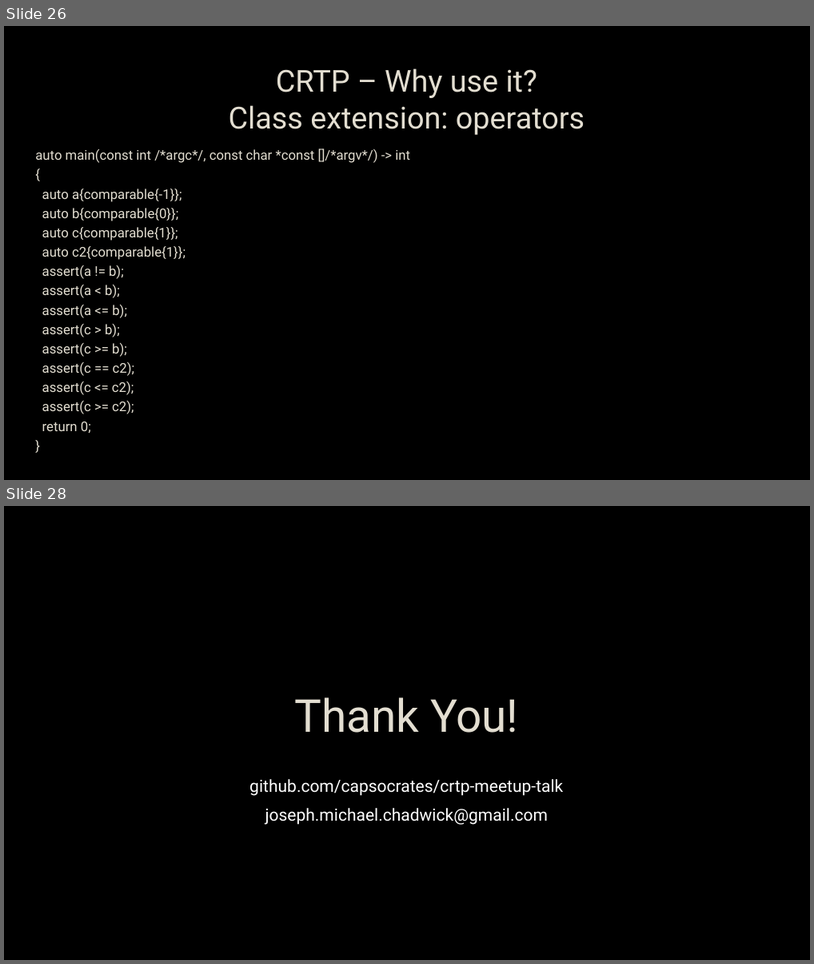
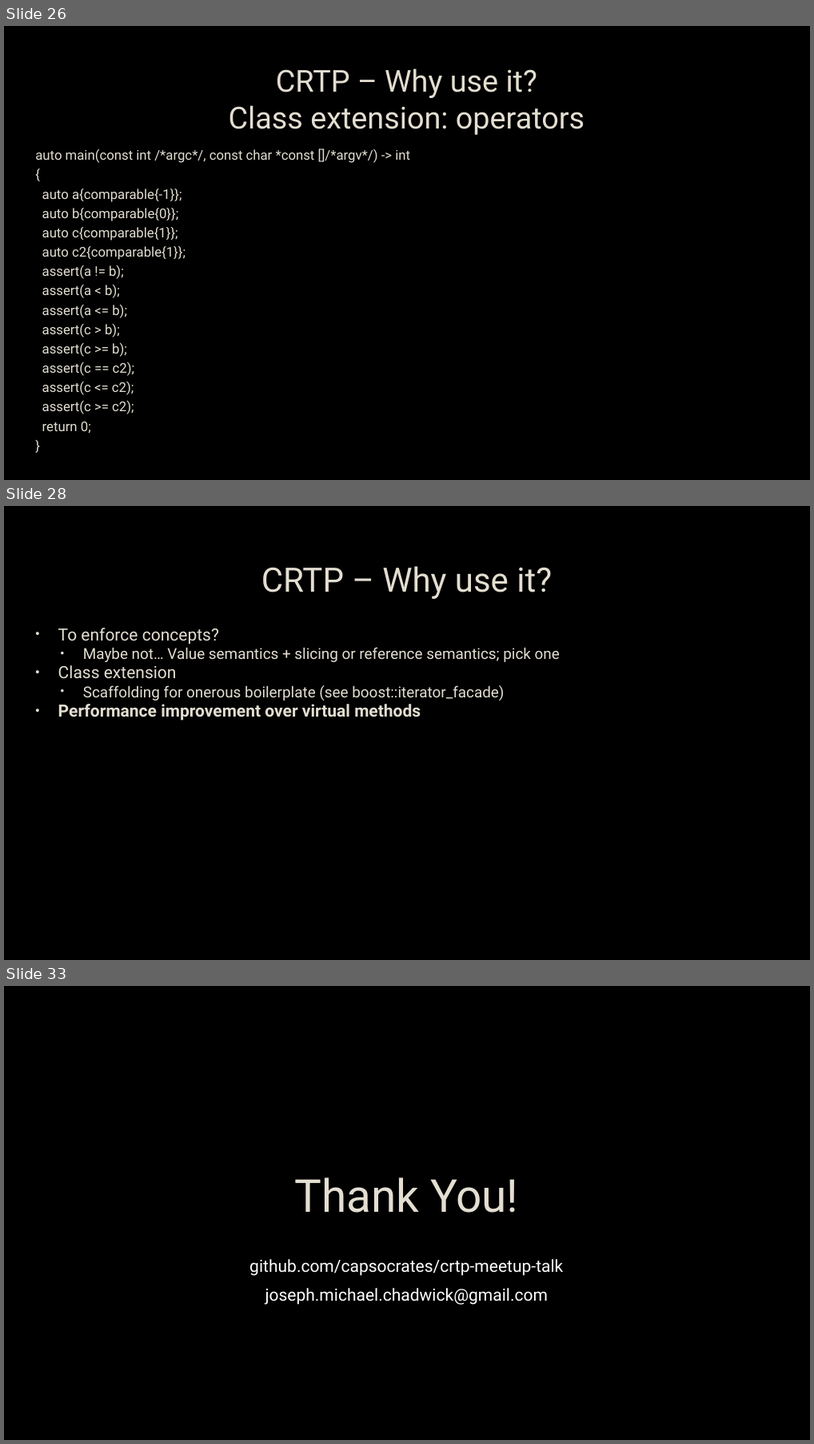
Before and after one commit to capsocrates/crtp-meetup-talk, a slide deck: CRTP.pptx. Shown one above the other, each under a label of ours: slides 26 and 28 before the commit, slides 26, 28 and 33 after it; the slides between them are not shown. The pictures are 814x964 and 814x1444 pixels, drawn with LibreOffice and Linux fonts; fonts in the diff are those of the drawing; background and template pictures are left out. Boxes give left, top, right and bottom in pixels: in the first picture for what was removed or moved away, otherwise in the second. Text is boxed around its words. In the diff, an @@ line names an element or a change of style, - is before the commit and + after.

```diff
--- a/CRTP.pptx
+++ b/CRTP.pptx
@@ slide 28 added at box(4, 506, 810, 960), background picture (left out) @@
@@ title added at box(262, 566, 552, 599), 40 pt, text #E3DED1 @@
+CRTP – Why use it?
@@ text added at box(58, 628, 560, 720), 18 pt, text #E3DED1 @@
+• To enforce concepts?
+  • Maybe not… Value semantics + slicing or reference semantics; pick one
+• Class extension
+  • Scaffolding for onerous boilerplate (see boost::iterator_facade)
+• Performance improvement over virtual methods
@@ what was slide 28 is now slide 33 @@
```
Also in this commit, not shown: 2 slides changed, 4 other slides added.
